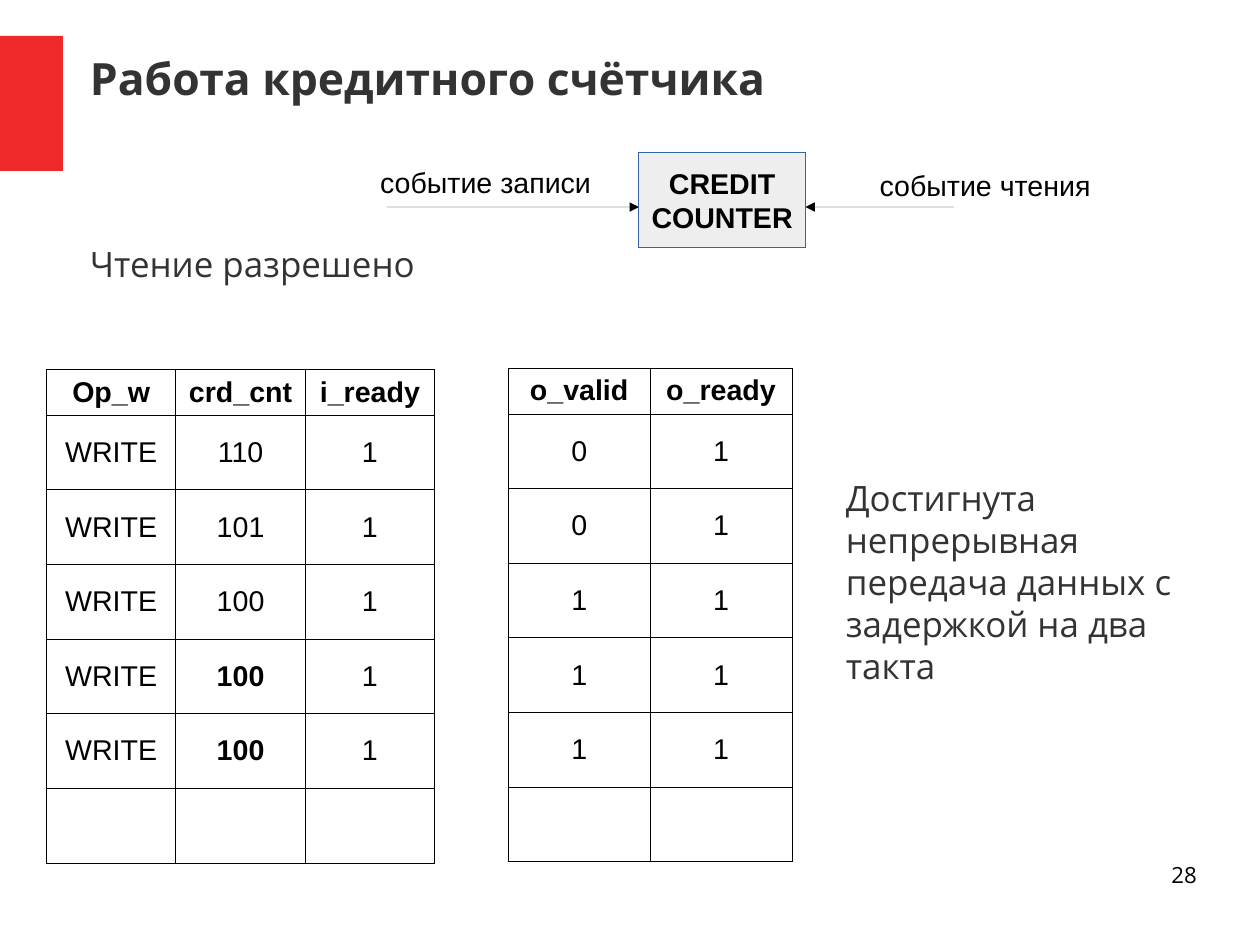
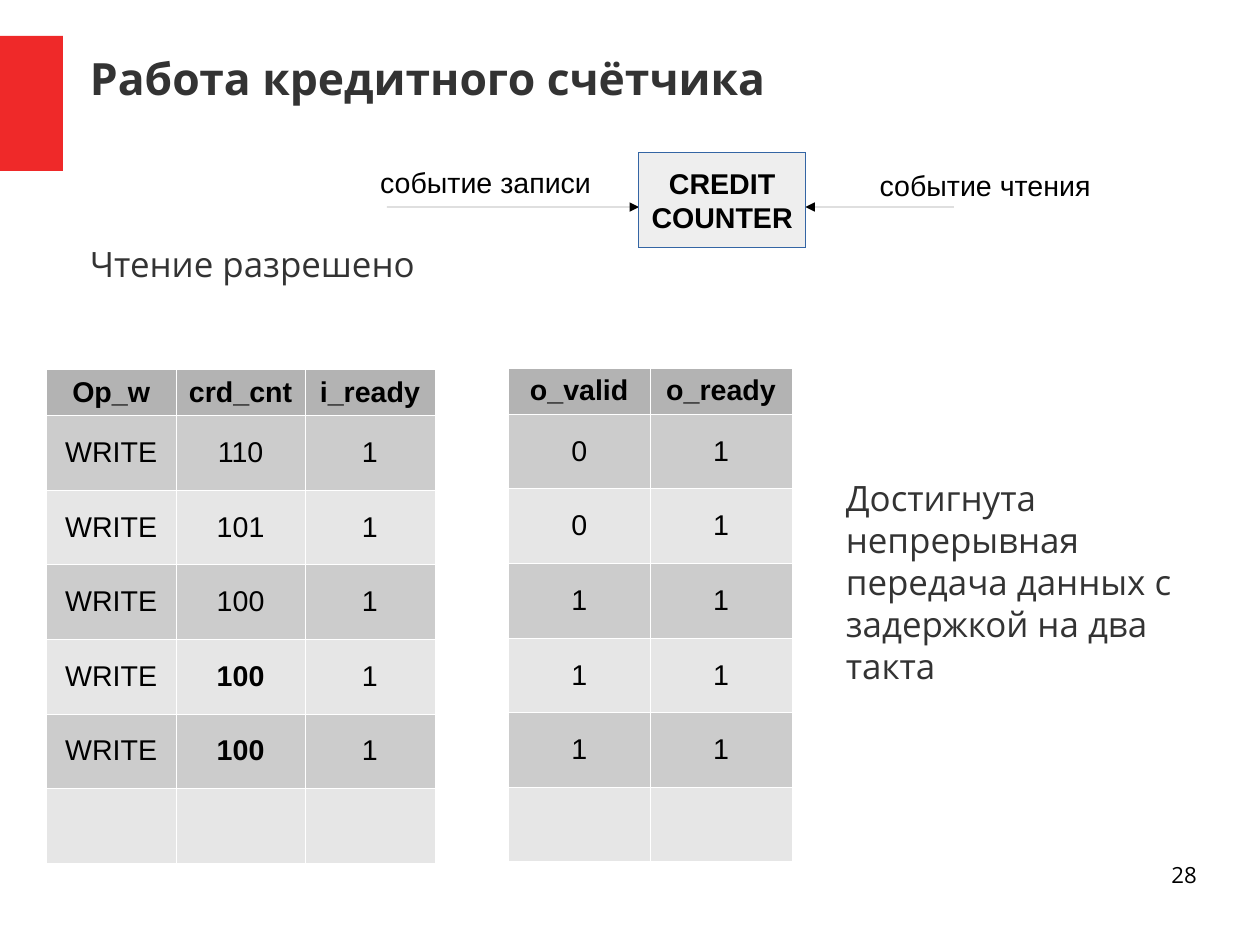
Before and after one commit to DigitalDesignSchool/2021dev, a slide deck: slide 28 of examples/presentation/pr_1.odp. Drawn at 1260x945 pixels with LibreOffice and Linux fonts; fonts in the diff are those of the drawing. Boxes give left, top, right and bottom in pixels: in the first picture for what was removed or moved away, otherwise in the second. Text is boxed around its words. In the diff, an @@ line names an element or a change of style, - is before the commit and + after.

```diff
--- a/examples/presentation/pr_1.odp
+++ b/examples/presentation/pr_1.odp
@@ table at bbox=[47, 369, 434, 861] @@
@@ fill none to #B3B3B3 in row 1 @@
@@ fill none to #CCCCCC in 9 cells @@
@@ fill none to #E6E6E6 in 6 cells @@
@@ borders changed @@
@@ table at bbox=[509, 368, 792, 860] @@
@@ fill none to #B3B3B3 in row 1 @@
@@ fill none to #CCCCCC in 6 cells @@
@@ fill none to #E6E6E6 in 4 cells @@
@@ borders changed @@
```
Also in this commit, not shown: 4 other slides changed, 2 slides added, 33 other files.
